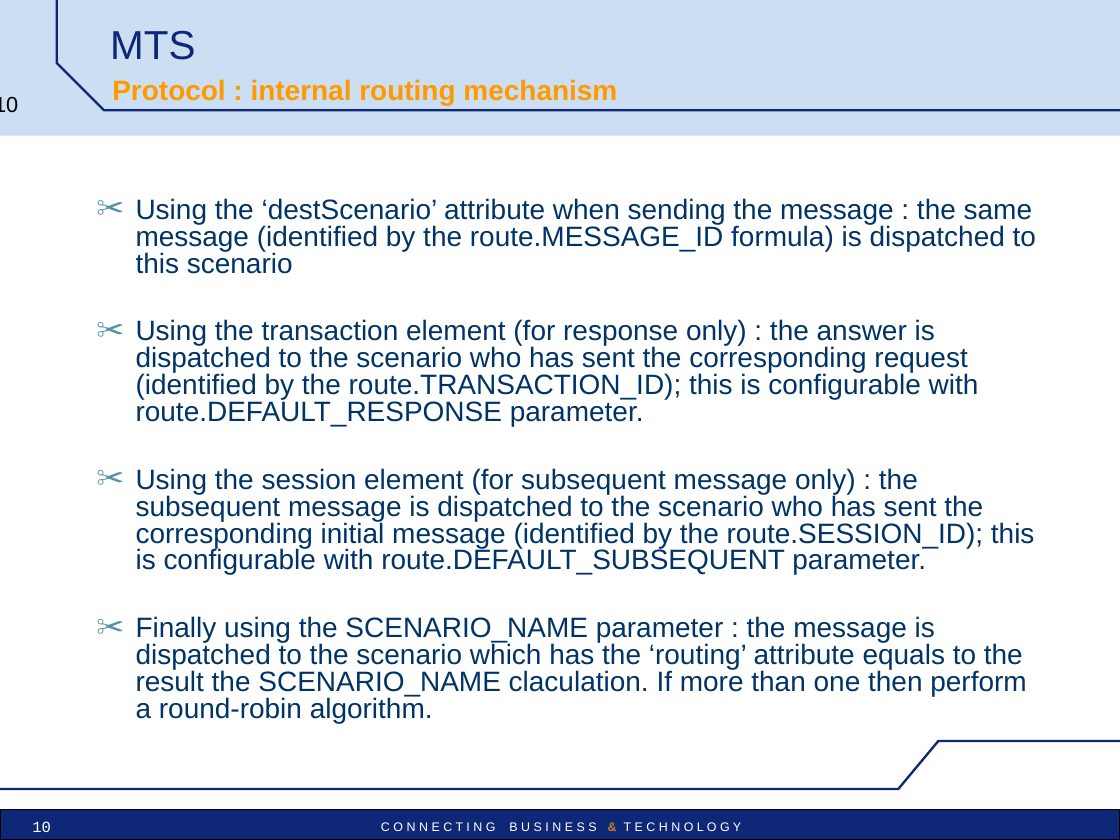
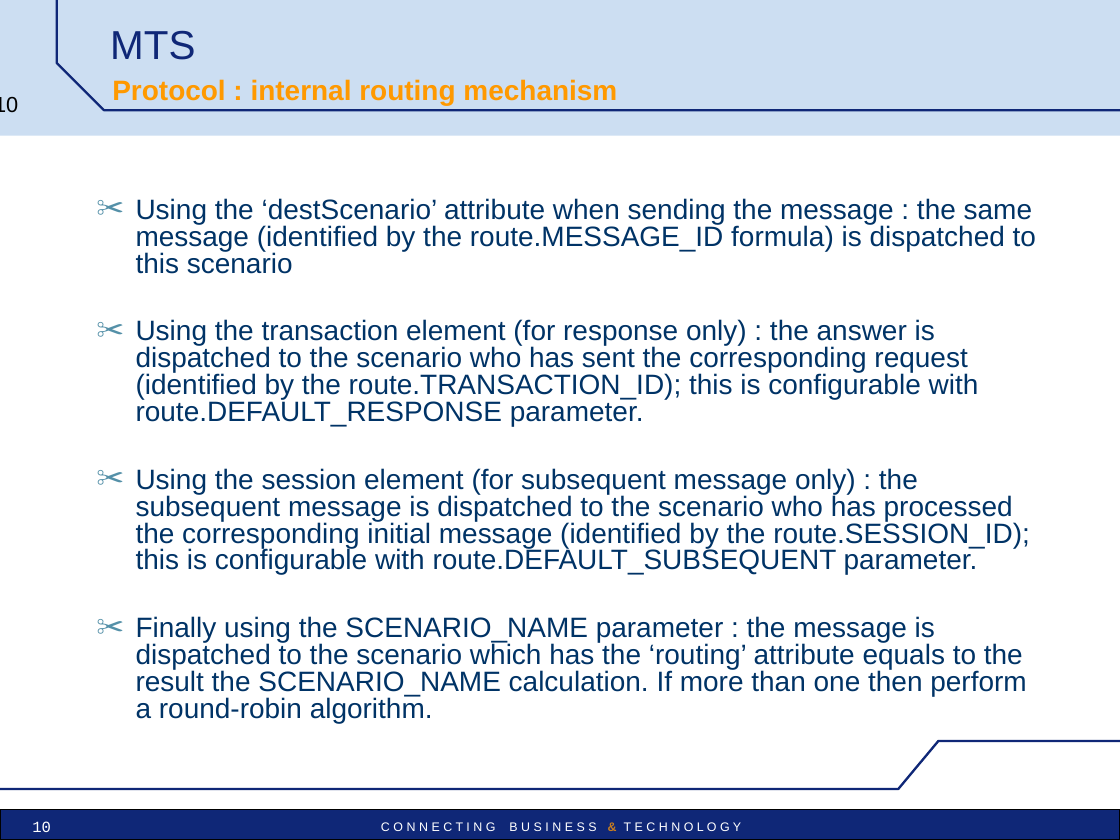
Before and after one commit to vu3mmg/mts-project, a slide deck: slide 10 of trunk/mts/src/main/doc/MTS_pres_technical.ppt. Drawn at 1120x840 pixels with LibreOffice and Linux fonts; fonts in the diff are those of the drawing; background and template pictures are left out. Boxes give left, top, right and bottom in pixels: in the first picture for what was removed or moved away, otherwise in the second. Text is boxed around its words. In the diff, an @@ line names an element or a change of style, - is before the commit and + after.

Commit message:
Amélioration page internal routing

```diff
--- a/trunk/mts/src/main/doc/MTS_pres_technical.ppt
+++ b/trunk/mts/src/main/doc/MTS_pres_technical.ppt
@@ text at <box>136,468,1030,723</box>: text changed @@
-✂ Using the session element (for subsequent message only) : the subsequent message is dispatched to the scenario who has sent the corresponding initial message (identified by the route.SESSION_ID); this is configurable with route.DEFAULT_SUBSEQUENT parameter.
-✂ Finally using the SCENARIO_NAME parameter : the message is dispatched to the scenario which has the ‘routing’ attribute equals to the result the SCENARIO_NAME claculation. If more than one then perform a round-robin algorithm.
+✂ Using the session element (for subsequent message only) : the subsequent message is dispatched to the scenario who has processed the corresponding initial message (identified by the route.SESSION_ID); this is configurable with route.DEFAULT_SUBSEQUENT parameter.
+✂ Finally using the SCENARIO_NAME parameter : the message is dispatched to the scenario which has the ‘routing’ attribute equals to the result the SCENARIO_NAME calculation. If more than one then perform a round-robin algorithm.
```
